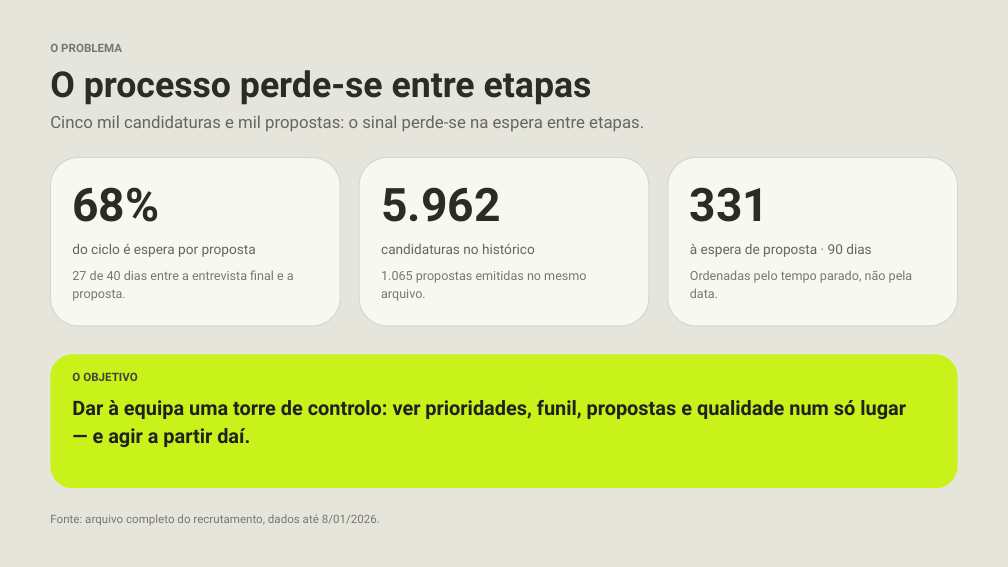
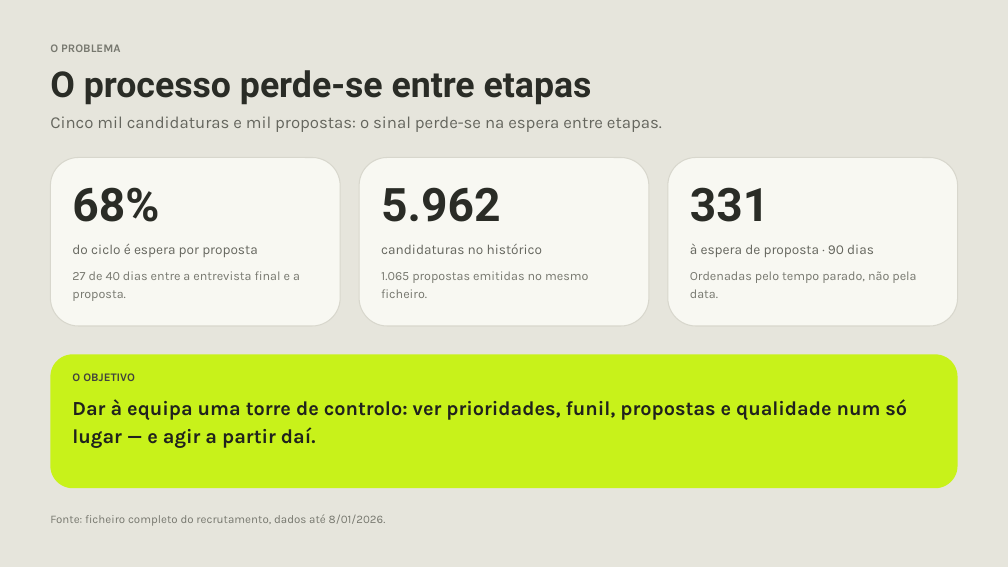
Before and after one commit to charlesaobirch/hackathon-recrutamento, a slide deck: slide 2 of apresentacao/farol-resumo-5min.pptx. Drawn at 1008x567 pixels with LibreOffice and Linux fonts; fonts in the diff are those of the drawing. Boxes give left, top, right and bottom in pixels: in the first picture for what was removed or moved away, otherwise in the second. Text is boxed around its words. In the diff, an @@ line names an element or a change of style, - is before the commit and + after.

```diff
--- a/apresentacao/farol-resumo-5min.pptx
+++ b/apresentacao/farol-resumo-5min.pptx
@@ text at (x1=381, y1=271, x2=588, y2=298): text changed; font Roboto to Karla @@
-1.065 propostas emitidas no mesmo arquivo.
+1.065 propostas emitidas no mesmo ficheiro.
@@ font Roboto to Karla in 9 elements at (x1=50, y1=44, x2=120, y2=52), (x1=50, y1=116, x2=662, y2=132), (x1=72, y1=244, x2=258, y2=257), (x1=381, y1=244, x2=542, y2=254), (x1=690, y1=244, x2=874, y2=257), (x1=72, y1=271, x2=300, y2=301), (x1=690, y1=271, x2=916, y2=298), (x1=72, y1=373, x2=135, y2=381), (x1=72, y1=399, x2=907, y2=448) @@
@@ text at (x1=50, y1=514, x2=386, y2=526): text changed; font Roboto to Karla @@
-Fonte: arquivo completo do recrutamento, dados até 8/01/2026.
+Fonte: ficheiro completo do recrutamento, dados até 8/01/2026.
```
Also in this commit, not shown: 4 other slides changed, 4 slides removed, 27 other files.
